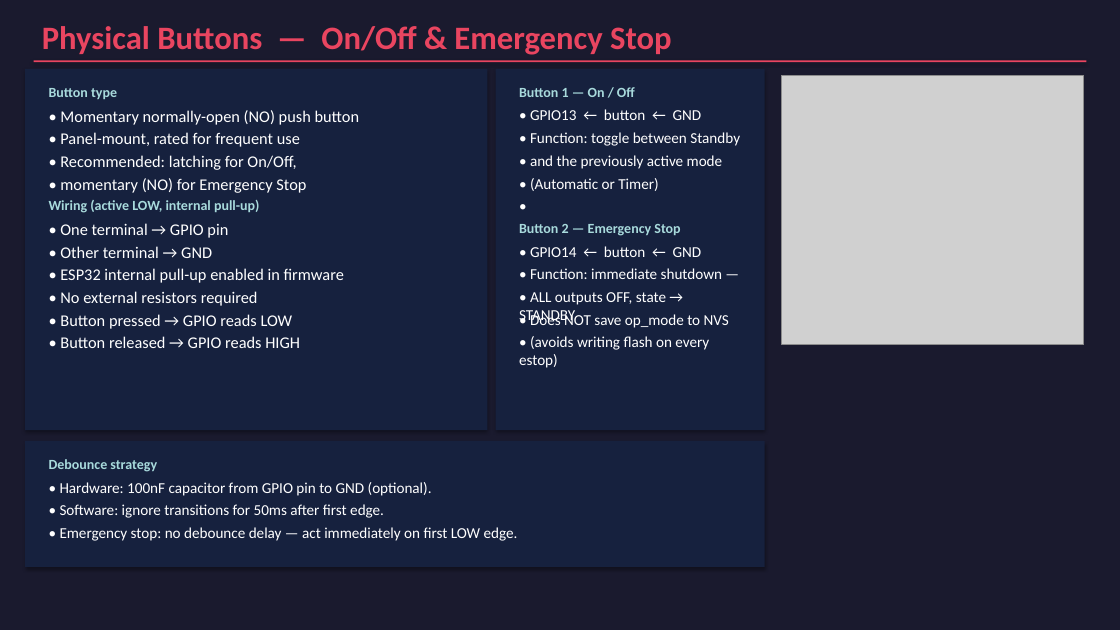
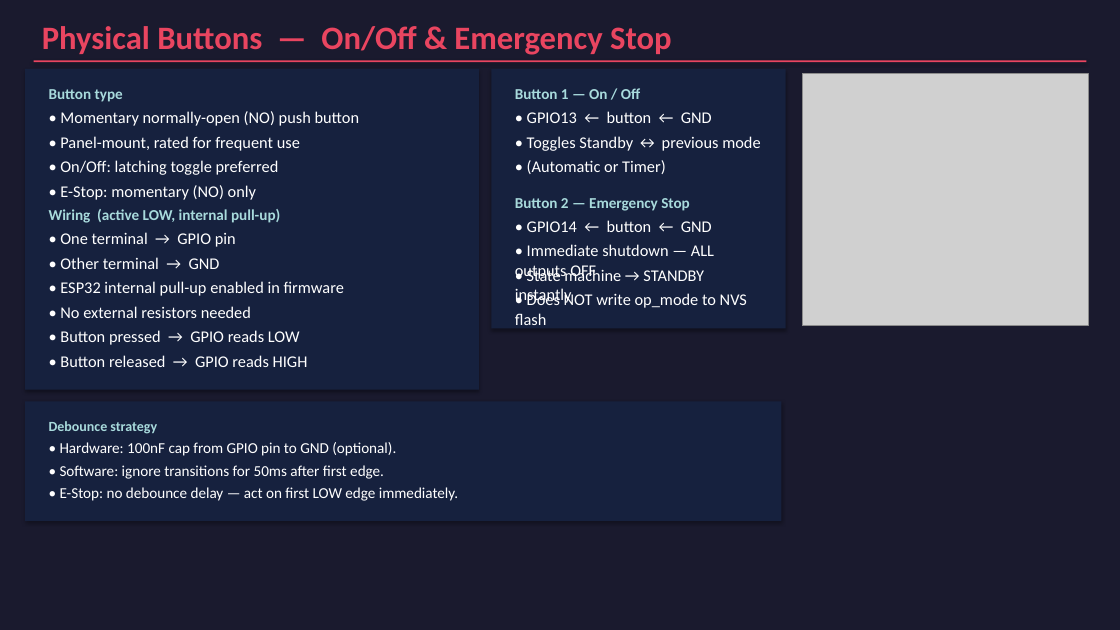
Before and after one commit to Tinklefinger/pellet-burner, a slide deck: slide 8 of docs/Pellet_Burner_Components.pptx. Drawn at 1120x630 pixels with LibreOffice and Linux fonts; fonts in the diff are those of the drawing; grey boxes stand for pictures. Boxes give left, top, right and bottom in pixels: in the first picture for what was removed or moved away, otherwise in the second. Text is boxed around its words. In the diff, an @@ line names an element or a change of style, - is before the commit and + after.

```diff
--- a/docs/Pellet_Burner_Components.pptx
+++ b/docs/Pellet_Burner_Components.pptx
@@ rectangle: place and size @@
-rectangle at (25,69,487,430)
+rectangle at (25,69,479,390)
@@ rectangle: place and size @@
-rectangle at (496,69,765,430)
+rectangle at (492,69,786,329)
@@ picture: place and size @@
-picture at (781,76,1084,344)
+picture at (802,74,1088,326)
@@ text "• Panel-mount, rated for frequent ...": place and size @@
-text "• Panel-mount, rated for frequent ..." at (60,132,300,147)
+text "• Panel-mount, rated for frequent ..." at (60,136,300,151)
@@ text at (527,136,760,151): text changed; size 13 to 14 pt @@
-• Function: toggle between Standby
+• Toggles Standby ↔ previous mode
@@ text at (60,160,279,175): text changed @@
-• Recommended: latching for On/Off,
+• On/Off: latching toggle preferred
@@ text "• (Automatic or Timer)": place and size @@
-text "• (Automatic or Timer)" at (530,178,658,191)
+text "• (Automatic or Timer)" at (527,160,666,174)
@@ text removed at (530,155,723,169) @@
-• and the previously active mode
@@ text "Wiring (active LOW, internal pull-up)": place and size @@
-text "Wiring (active LOW, internal pull-up)" at (49,200,259,213)
+text "Wiring (active LOW, internal pull-up)" at (49,209,280,223)
@@ text at (60,185,256,200): text changed @@
-• momentary (NO) for Emergency Stop
+• E-Stop: momentary (NO) only
@@ size 12 to 13 pt in 4 elements at (49,89,123,102), (49,209,280,223), (515,88,640,99), (515,198,690,211) @@
@@ text "Button 2 — Emergency Stop": place and size @@
-text "Button 2 — Emergency Stop" at (519,224,680,236)
+text "Button 2 — Emergency Stop" at (515,198,690,211)
@@ text removed at (511,192,749,216) @@
-•
@@ text "• One terminal → GPIO ..." rewrapped from (60,223,228,238) to (60,232,236,247) @@
@@ size 13 to 14 pt in 3 elements at (527,111,712,123), (527,160,666,174), (527,220,712,232) @@
@@ text "• GPIO14 ← button ← ...": place and size @@
-text "• GPIO14 ← button ← ..." at (530,246,702,257)
+text "• GPIO14 ← button ← ..." at (527,220,712,232)
@@ text "• Other terminal → GND" rewrapped from (60,246,212,258) to (60,257,220,269) @@
@@ text at (515,244,714,281): text changed; size 13 to 14 pt @@
-• ALL outputs OFF, state → STANDBY
+• Immediate shutdown — ALL outputs OFF
@@ text added at (515,268,704,305), 14 pt, text #FFFFFF @@
+• State machine → STANDBY instantly
@@ text removed at (530,268,722,279) @@
-• Function: immediate shutdown —
@@ text "• ESP32 internal pull-up enabled ...": place and size @@
-text "• ESP32 internal pull-up enabled ..." at (60,268,344,283)
+text "• ESP32 internal pull-up enabled ..." at (60,281,344,296)
@@ text at (515,292,747,325): text changed; size 13 to 14 pt @@
-• Does NOT save op_mode to NVS
+• Does NOT write op_mode to NVS flash
@@ text "• Button pressed → GPIO ..." rewrapped from (60,314,293,329) to (60,330,300,345) @@
@@ text at (60,306,251,318): text changed @@
-• No external resistors required
+• No external resistors needed
@@ text "• Button released → GPIO ..." rewrapped from (60,336,300,348) to (60,355,308,367) @@
@@ text removed at (519,336,709,368) @@
-• (avoids writing flash on every estop)
@@ rectangle: place and size @@
-rectangle at (25,441,765,567)
+rectangle at (25,402,781,521)
@@ text "Debounce strategy": place and size @@
-text "Debounce strategy" at (49,459,157,472)
+text "Debounce strategy" at (49,421,157,434)
@@ text at (60,442,396,456): text changed @@
-• Hardware: 100nF capacitor from GPIO pin to GND (optional).
+• Hardware: 100nF cap from GPIO pin to GND (optional).
@@ text "• Software: ignore transitions for ...": place and size @@
-text "• Software: ignore transitions for ..." at (60,504,384,518)
+text "• Software: ignore transitions for ..." at (60,465,384,479)
@@ text at (60,487,458,501): text changed @@
-• Emergency stop: no debounce delay — act immediately on first LOW edge.
+• E-Stop: no debounce delay — act on first LOW edge immediately.
```
Also in this commit, not shown: 9 other slides changed, 1 other file.
